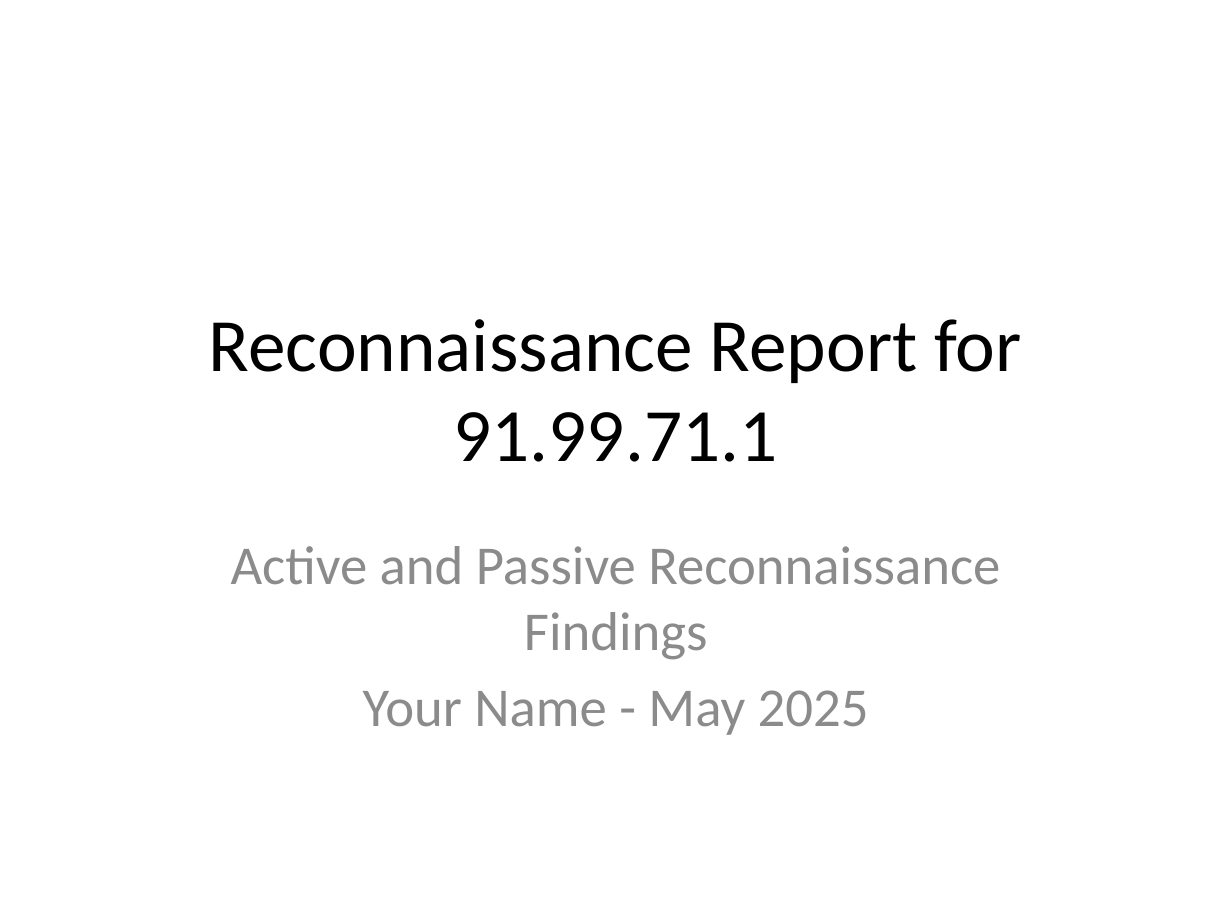
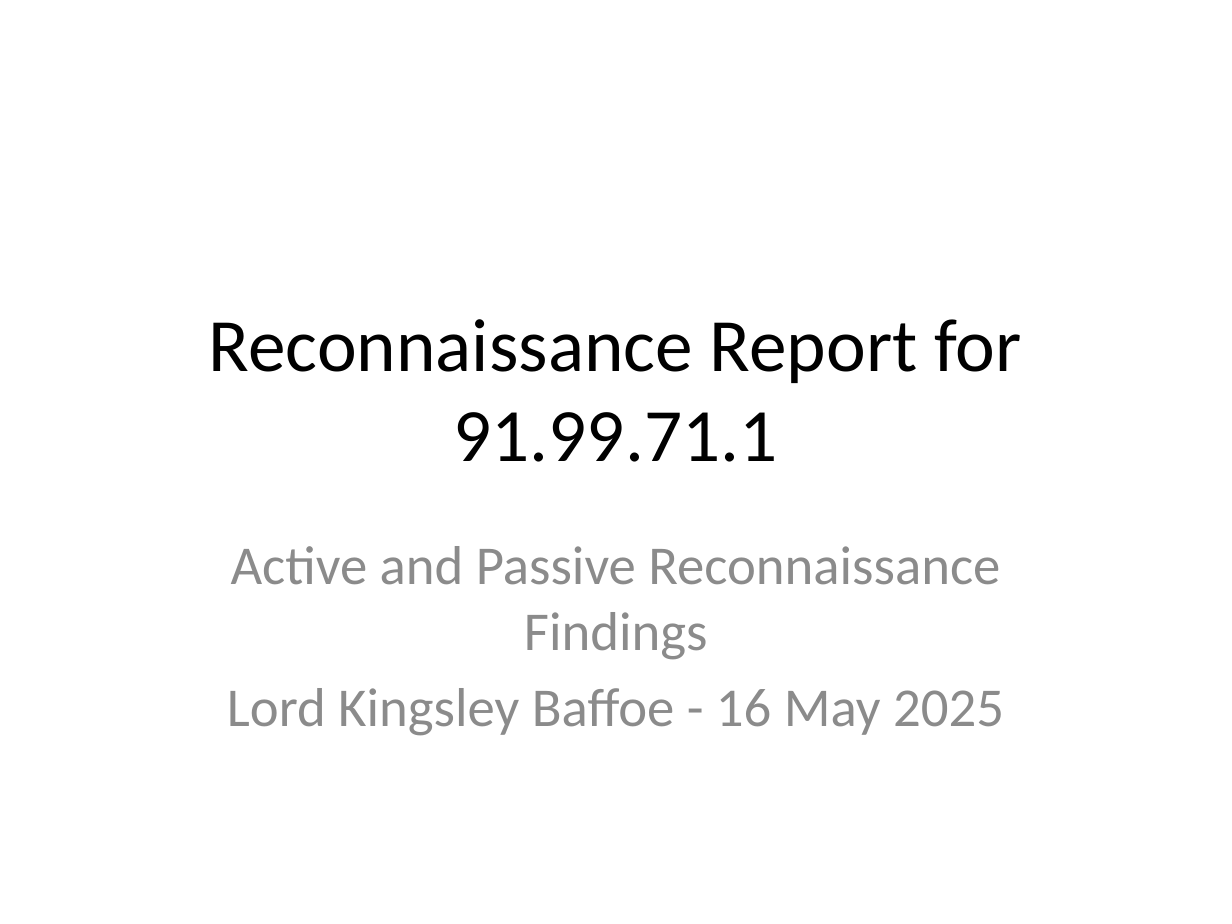
Before and after one commit to Baffoe6/project_recon_91.99.71.1, a slide deck: slide 1 of presentation/recon_presentation.pptx. Drawn at 1232x924 pixels with LibreOffice and Linux fonts; fonts in the diff are those of the drawing. Boxes give left, top, right and bottom in pixels: in the first picture for what was removed or moved away, otherwise in the second. Text is boxed around its words. In the diff, an @@ line names an element or a change of style, - is before the commit and + after.

Commit message:
Updated presentation script and added new changes

```diff
--- a/presentation/recon_presentation.pptx
+++ b/presentation/recon_presentation.pptx
@@ subtitle at bbox=[227, 688, 1004, 736]: text changed @@
-Your Name - May 2025
+Lord Kingsley Baffoe - 16 May 2025
```
Also in this commit, not shown: 1 other file.
